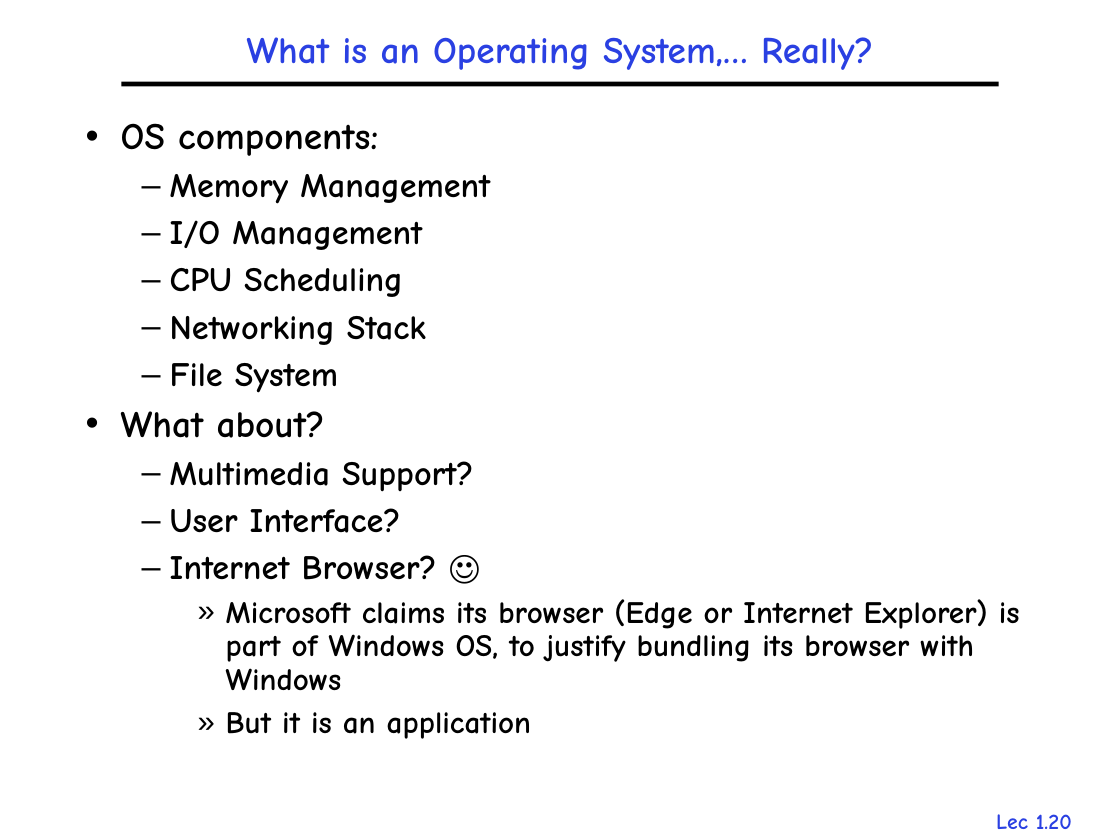
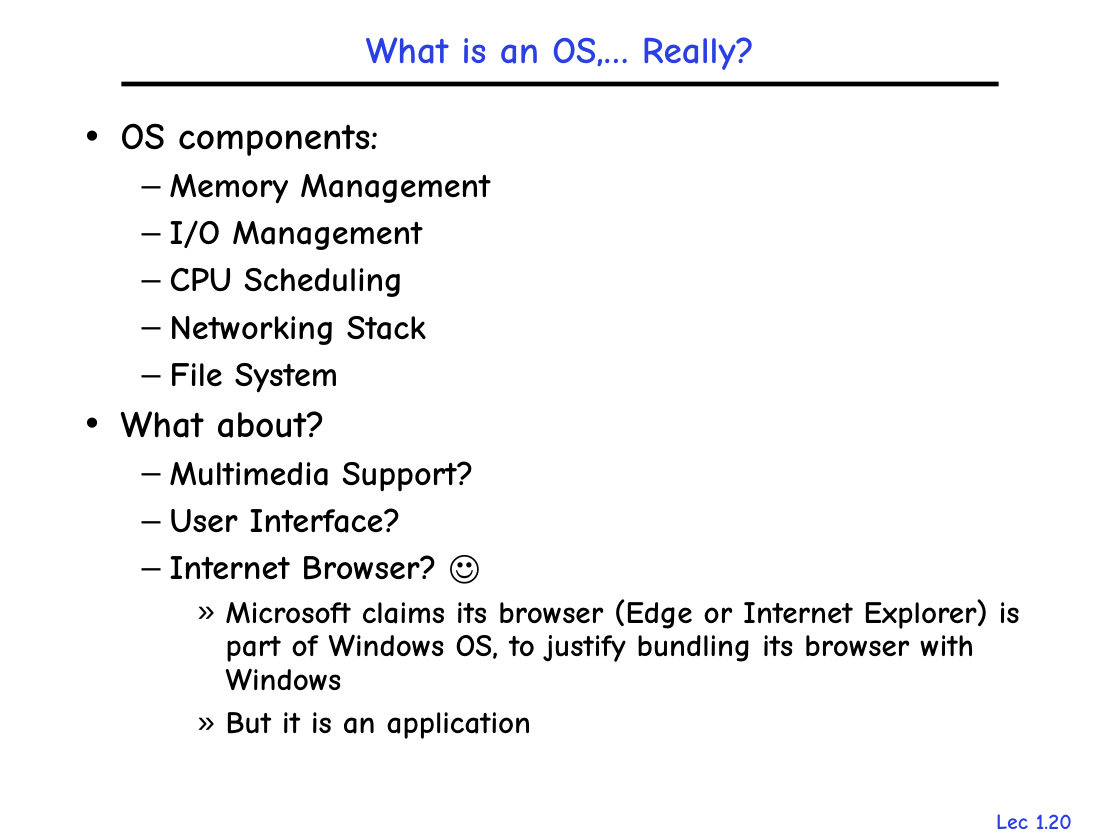
Before and after one commit to gulaoshi/gu.github.io, a slide deck: slide 20 of AdvOS/PPT+papers/L01-Overview.pptx. Drawn at 1120x840 pixels with LibreOffice and Linux fonts; fonts in the diff are those of the drawing. Boxes give left, top, right and bottom in pixels: in the first picture for what was removed or moved away, otherwise in the second. Text is boxed around its words. In the diff, an @@ line names an element or a change of style, - is before the commit and + after.

```diff
--- a/AdvOS/PPT+papers/L01-Overview.pptx
+++ b/AdvOS/PPT+papers/L01-Overview.pptx
@@ title at (x1=366, y1=37, x2=754, y2=70): text changed @@
-What is an Operating System,… Really?
+What is an OS,… Really?
```
Also in this commit, not shown: 11 other slides changed, 6 other files.
